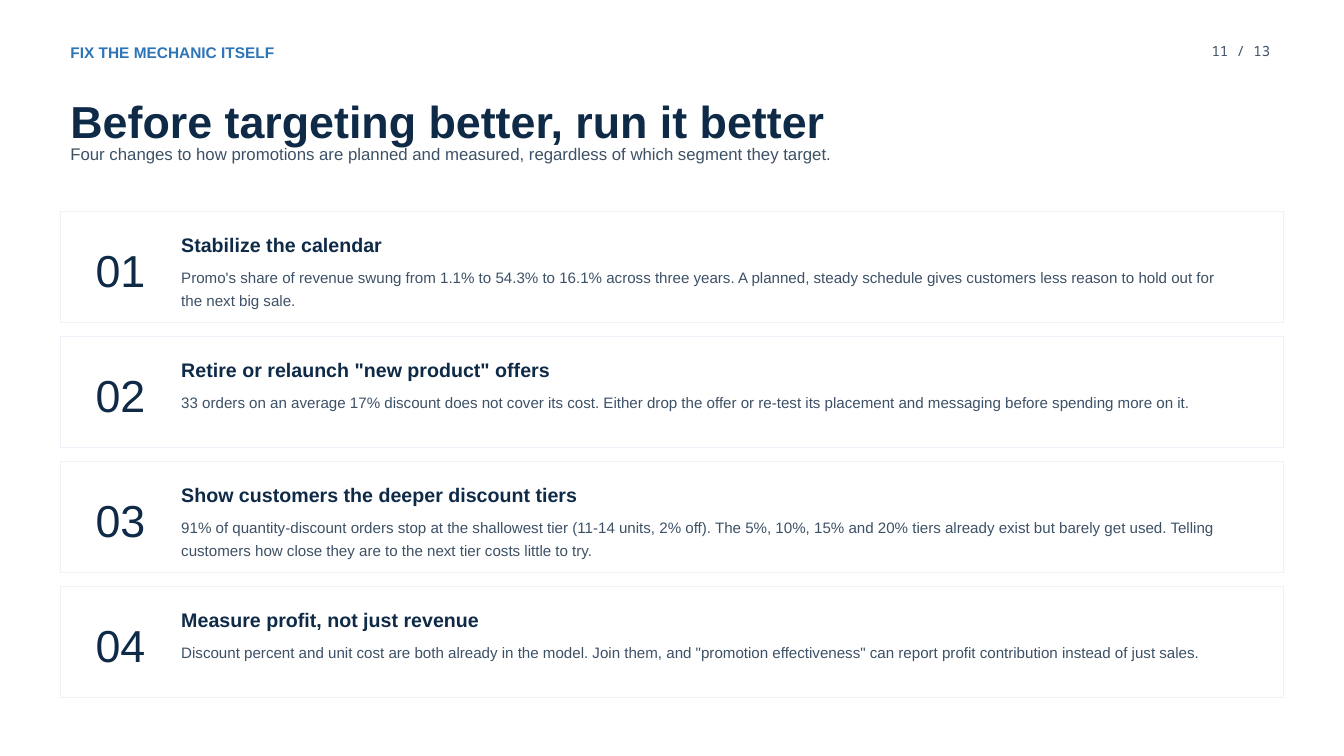
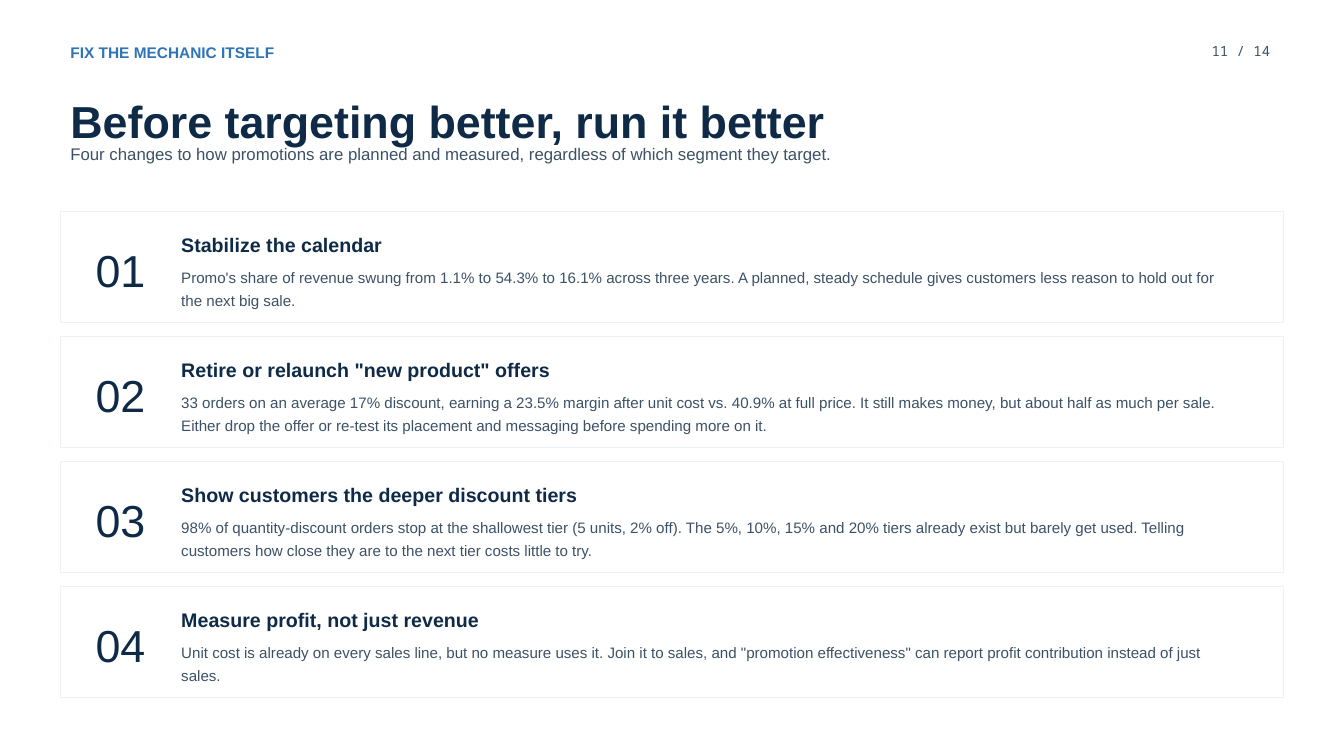
Before and after one commit to linhnguye237/linh-nguyen-portfolio, a slide deck: slide 11 of projects/powerbi-customer-analysis/RFM_Promotional_Playbook.pptx. Drawn at 1344x756 pixels with LibreOffice and Linux fonts; fonts in the diff are those of the drawing. Boxes give left, top, right and bottom in pixels: in the first picture for what was removed or moved away, otherwise in the second. Text is boxed around its words. In the diff, an @@ line names an element or a change of style, - is before the commit and + after.

Commit message:
Update Promotional Playbook with verified corrections and README

```diff
--- a/projects/powerbi-customer-analysis/RFM_Promotional_Playbook.pptx
+++ b/projects/powerbi-customer-analysis/RFM_Promotional_Playbook.pptx
@@ text at [1212,46,1270,56]: text changed @@
-11 / 13
+11 / 14
@@ text at [181,397,1215,434]: text changed @@
-33 orders on an average 17% discount does not cover its cost. Either drop the offer or re-test its placement and messaging before spending more on it.
+33 orders on an average 17% discount, earning a 23.5% margin after unit cost vs. 40.9% at full price. It still makes money, but about half as much per sale. Either drop the offer or re-test its placement and messaging before spending more on it.
@@ text at [181,522,1184,559]: text changed @@
-91% of quantity-discount orders stop at the shallowest tier (11-14 units, 2% off). The 5%, 10%, 15% and 20% tiers already exist but barely get used. Telling customers how close they are to the next tier costs little to try.
+98% of quantity-discount orders stop at the shallowest tier (5 units, 2% off). The 5%, 10%, 15% and 20% tiers already exist but barely get used. Telling customers how close they are to the next tier costs little to try.
@@ text at [181,647,1200,681]: text changed @@
-Discount percent and unit cost are both already in the model. Join them, and "promotion effectiveness" can report profit contribution instead of just sales.
+Unit cost is already on every sales line, but no measure uses it. Join it to sales, and "promotion effectiveness" can report profit contribution instead of just sales.
```
Also in this commit, not shown: 12 other slides changed, 1 slide added, 1 other file.
